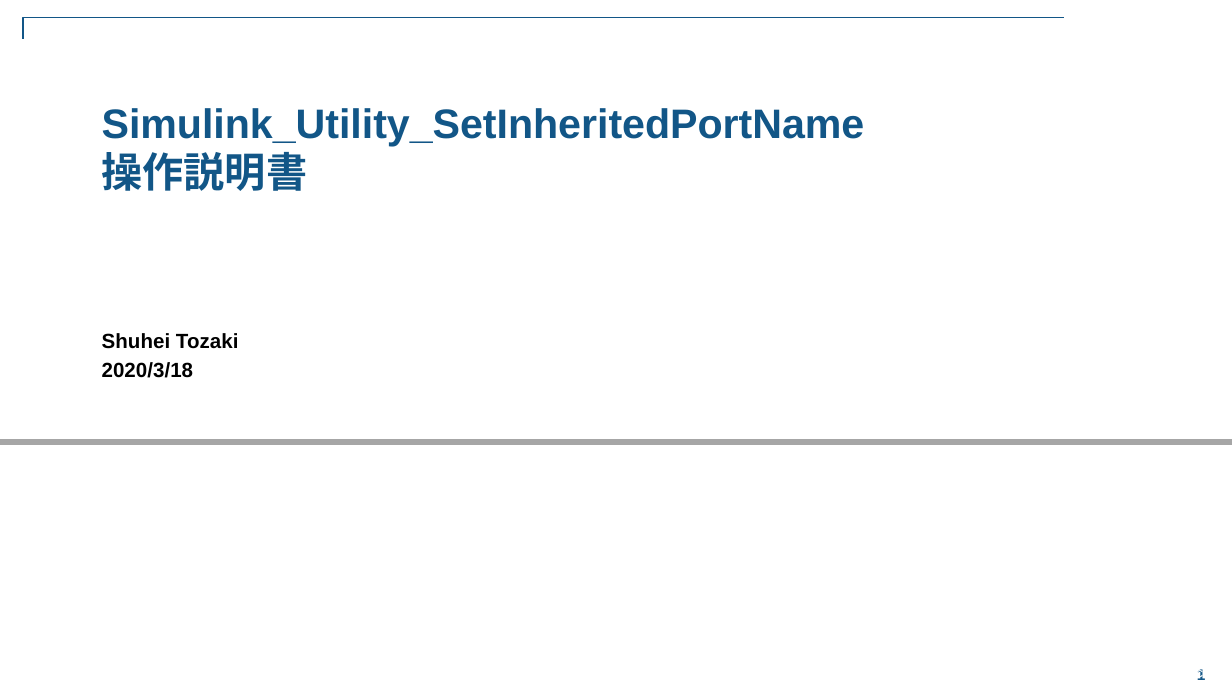
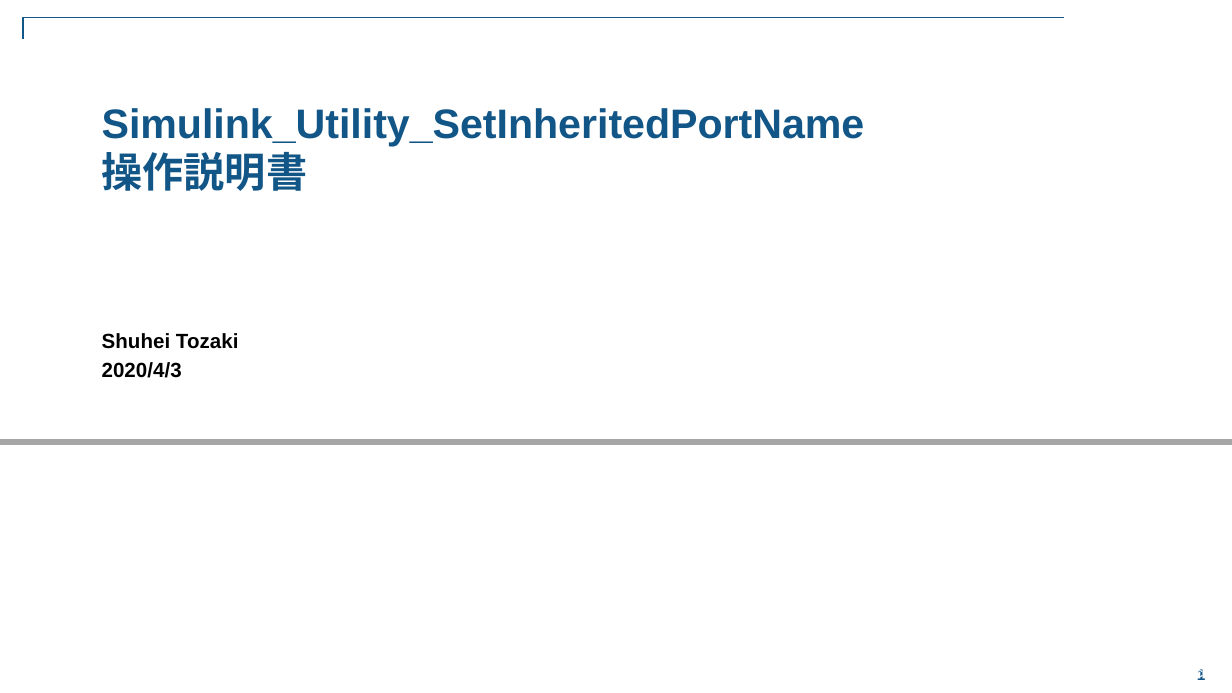
Before and after one commit to stozaki-mathworks/SetInheritedPortName-Simulink-Utility, a slide deck: slide 1 of doc/Simulink_Utility_SetInheritedPortName.pptx. Drawn at 1232x693 pixels with LibreOffice and Linux fonts; fonts in the diff are those of the drawing; background and template pictures are left out. Boxes give left, top, right and bottom in pixels: in the first picture for what was removed or moved away, otherwise in the second. Text is boxed around its words. In the diff, an @@ line names an element or a change of style, - is before the commit and + after.

```diff
--- a/doc/Simulink_Utility_SetInheritedPortName.pptx
+++ b/doc/Simulink_Utility_SetInheritedPortName.pptx
@@ subtitle at <box>102,362,182,378</box>: text changed @@
-2020/3/18
+2020/4/3
```
Also in this commit, not shown: 9 other slides changed, 3 slides removed, 2 other files.
